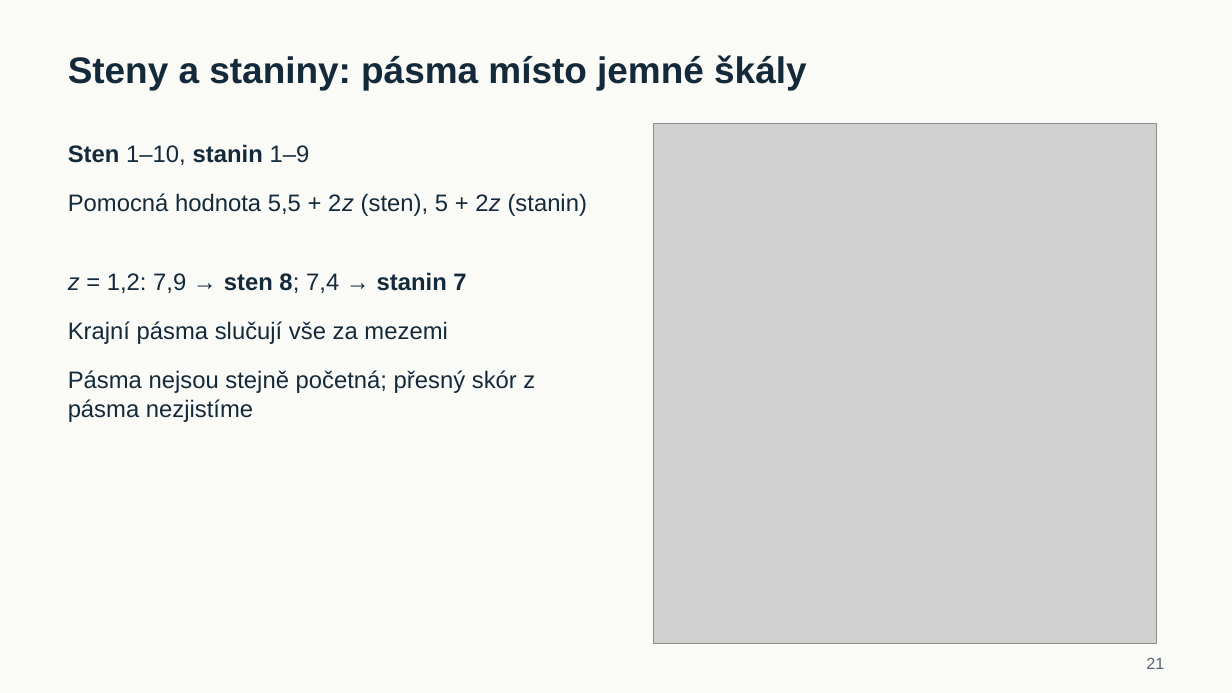
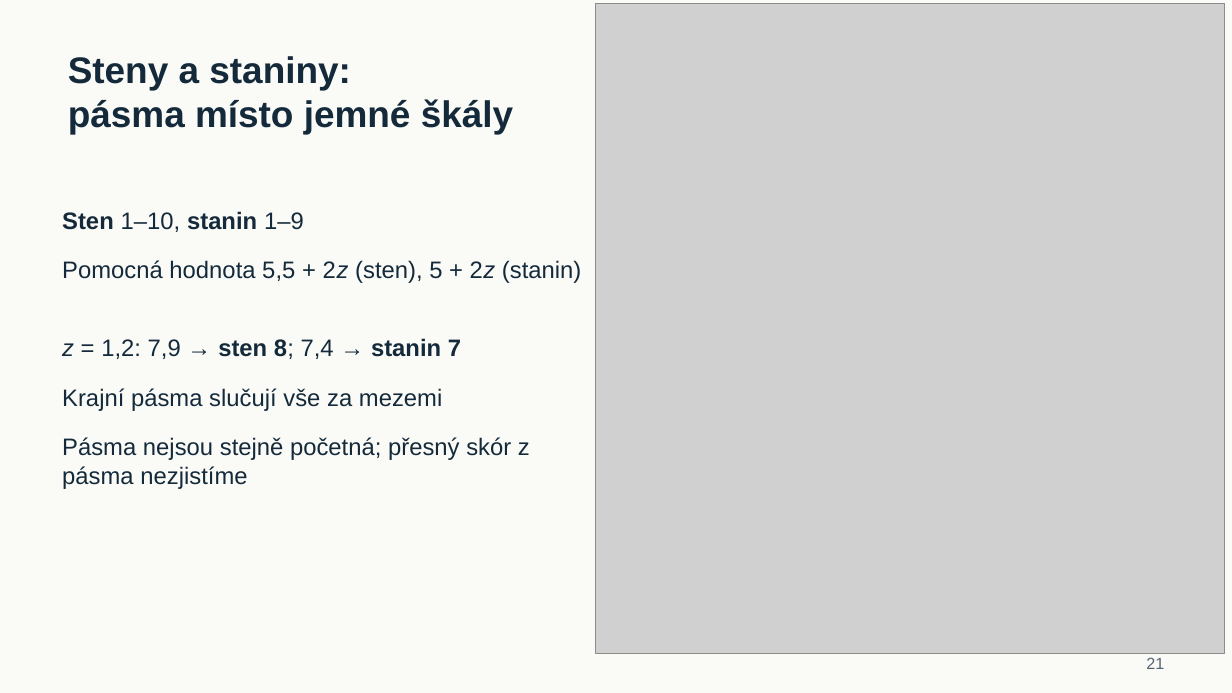
Before and after one commit to reckak/statistics-for-psychology, a slide deck: slide 21 of presentations/kapitola_04_normalni_rozdeleni.pptx. Drawn at 1232x693 pixels with LibreOffice and Linux fonts; fonts in the diff are those of the drawing; grey boxes stand for pictures. Boxes give left, top, right and bottom in pixels: in the first picture for what was removed or moved away, otherwise in the second. Text is boxed around its words. In the diff, an @@ line names an element or a change of style, - is before the commit and + after.

```diff
--- a/presentations/kapitola_04_normalni_rozdeleni.pptx
+++ b/presentations/kapitola_04_normalni_rozdeleni.pptx
@@ picture: place and size @@
-picture at [653, 123, 1156, 643]
+picture at [596, 3, 1225, 653]
@@ text "Steny a staniny: pásma místo ..." rewrapped from [68, 55, 806, 90] to [68, 56, 513, 134] @@
@@ 5 texts: place and size @@
-5 texts at [68, 144, 587, 422]
+5 texts at [62, 211, 581, 489]
```
Also in this commit, not shown: 19 other slides changed, 6 slides added, 2 slides removed, 2 other files.
